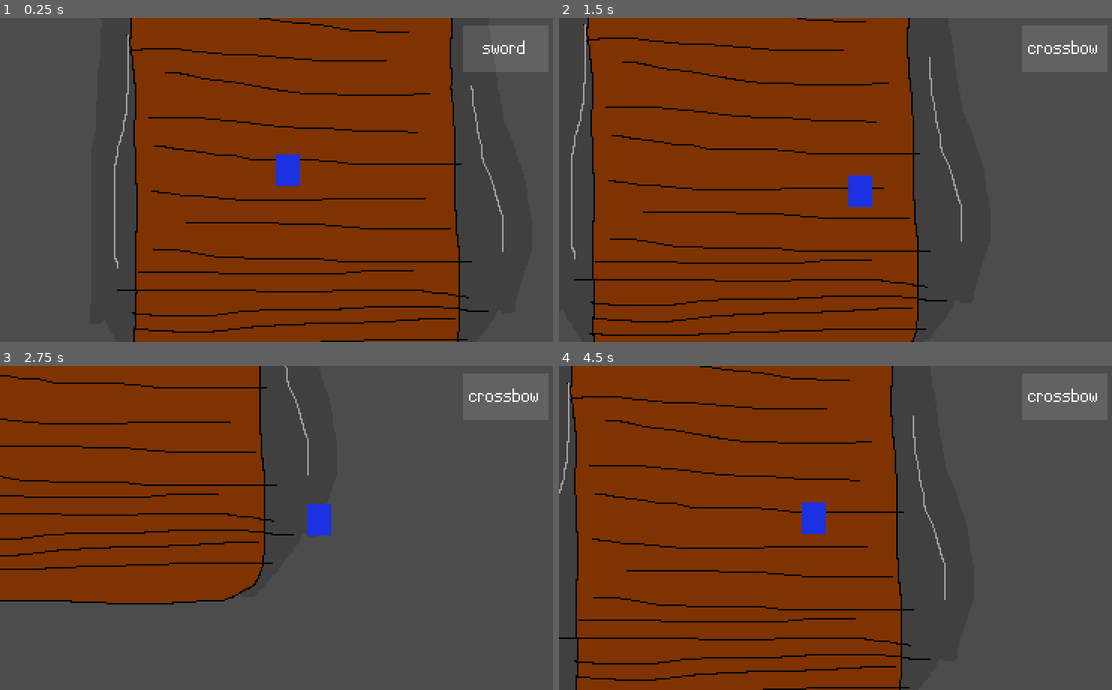
Above: before the commit, frames 1-4 (two rows, left to right).
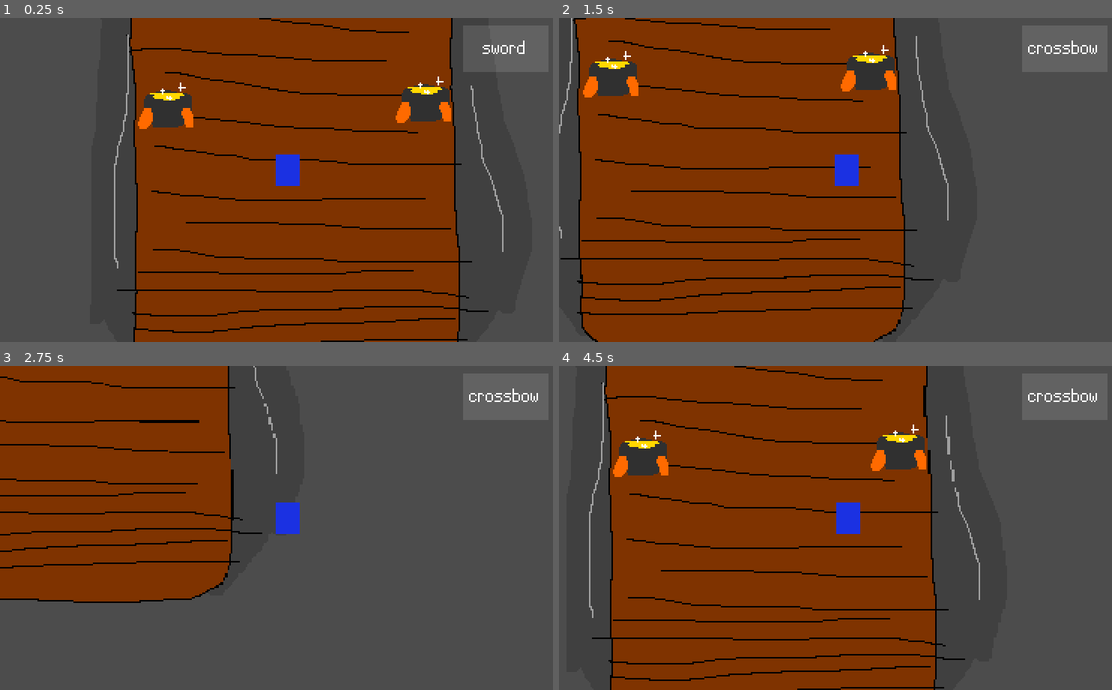
Above: after the commit, the same moments.

Repository: jiink/treasury-trouble
Game: Godot game, scene res://treasury.tscn
Same seed, same stepped clock (60 frames per second), same inputs: the game is played once before the commit and once after it.
Inputs (mouse positions are in pixels of both pictures, inside the frame that each line leads up to):
- Up to frame 1 (0.25 s): no input
- Up to frame 2 (1.5 s): tap Enter at 0.5 s; move the mouse to (973, 163) at 0.52 s; hold D (right) 0.53-1.28 s; tap Space (a) at 0.6 s; click (973, 163) at 0.8 s; move the mouse to (730, 196) at 1.27 s; hold S (down) from 1.28 s (still down); click (730, 196) at 1.35 s
- Up to frame 3 (2.75 s): tap Space (a) at 1.55, 2.1 s; move the mouse to (342, 456) at 2.02 s; release S (down) at 2.03 s; hold D (right) from 2.03 s (still down); click (342, 456) at 2.3 s
- Up to frame 4 (4.5 s): move the mouse to (818, 592) at 2.77 s; release D (right) at 2.78 s; hold W (up) 2.78-3.53 s; click (818, 592) at 2.85 s; tap Space (a) at 3.05, 3.6 s; move the mouse to (1017, 576) at 3.52 s; hold A (left) from 3.53 s (still down); click (1017, 576) at 3.8 s; move the mouse to (675, 479) at 4.27 s; click (675, 479) at 4.35 s

The runs differ from the first frame. In frame 1, 2.0% of the frame differs, in the area x 24-82%, y 18-35%; in frame 2, 14%; in frame 3, 8.5%; in frame 4, 18%, in the area x 0-77%, y 0-100%.

Commit message:
tweaked melee, add gold pot

Diff:
--- a/Camera2D.gd
+++ b/Camera2D.gd
@@ -4,4 +4,5 @@
 
 func _process(delta):
 	if follow_player:
-		position = get_node("../sort/player").position
+		position = Vector2(int(get_node("../sort/player").position.x),
+						   int(get_node("../sort/player").position.y))
--- a/player/player.gd
+++ b/player/player.gd
@@ -3,7 +3,6 @@
 var weapons = ["sword", "crossbow"]
 var wep_i = 0
 var weapon = weapons[wep_i]
-
 
 func _process(delta):
 	if Input.is_action_just_released("a"):
@@ -12,3 +11,10 @@
 		else:
 			wep_i = 0
 	weapon = weapons[wep_i]
+
+	if Input.is_action_just_released("primary"):
+		if weapon == "sword":
+			attack_melee()
+
+func attack_melee():
+	$sweep_box.wake()
--- a/player/player.tscn
+++ b/player/player.tscn
@@ -1,10 +1,14 @@
-[gd_scene load_steps=4 format=2]
+[gd_scene load_steps=6 format=2]
 
 [ext_resource path="res://player/player.gd" type="Script" id=1]
 [ext_resource path="res://player/movement.gd" type="Script" id=2]
+[ext_resource path="res://player/sweep_box.gd" type="Script" id=3]
 
 [sub_resource type="RectangleShape2D" id=1]
 extents = Vector2( 8, 3 )
+
+[sub_resource type="RectangleShape2D" id=2]
+extents = Vector2( 9, 13 )
 
 [node name="player" type="KinematicBody2D"]
 script = ExtResource( 1 )
@@ -23,3 +27,30 @@
 
 [node name="movement" type="Node" parent="."]
 script = ExtResource( 2 )
+
+[node name="wep_holder" type="Node2D" parent="."]
+
+[node name="sweep_box" type="Node2D" parent="."]
+script = ExtResource( 3 )
+
+[node name="ColorRect" type="ColorRect" parent="sweep_box"]
+margin_left = 9.0
+margin_top = -12.0
+margin_right = 26.0
+margin_bottom = 13.0
+color = Color( 0.705882, 0.188235, 0.188235, 0.576471 )
+
+[node name="Area2D" type="Area2D" parent="sweep_box"]
+position = Vector2( 16, 0 )
+__meta__ = {
+"_edit_group_": true
+}
+
+[node name="CollisionShape2D" type="CollisionShape2D" parent="sweep_box/Area2D"]
+shape = SubResource( 2 )
+
+[node name="timer" type="Timer" parent="sweep_box"]
+wait_time = 0.3
+one_shot = true
+
+[connection signal="timeout" from="sweep_box/timer" to="sweep_box" method="_on_timer_timeout"]
--- /dev/null
+++ b/player/sweep_box.gd
@@ -0,0 +1,18 @@
+extends Node2D
+
+func _ready():
+	visible = false
+
+func wake():
+	visible = true
+	look_at(get_global_mouse_position())
+
+	$Area2D.monitoring = true
+	$Area2D.monitorable = true
+
+	$timer.start(0.3)
+
+func _on_timer_timeout():
+	$Area2D.monitoring = false
+	$Area2D.monitorable = false
+	visible = false
--- /dev/null
+++ b/room/goldpot/goldpot.tscn
@@ -0,0 +1,20 @@
+[gd_scene load_steps=3 format=2]
+
+[ext_resource path="res://room/goldpot/goldpot.png" type="Texture" id=1]
+
+[sub_resource type="RectangleShape2D" id=1]
+extents = Vector2( 16, 5 )
+
+[node name="goldpot" type="Node2D"]
+__meta__ = {
+"_edit_group_": true
+}
+
+[node name="sprite" type="Sprite" parent="."]
+position = Vector2( 1, -11 )
+texture = ExtResource( 1 )
+
+[node name="StaticBody2D" type="StaticBody2D" parent="."]
+
+[node name="CollisionShape2D" type="CollisionShape2D" parent="StaticBody2D"]
+shape = SubResource( 1 )
--- a/treasury.tscn
+++ b/treasury.tscn
@@ -1,13 +1,14 @@
-[gd_scene load_steps=7 format=2]
+[gd_scene load_steps=8 format=2]
 
 [ext_resource path="res://room/room.png" type="Texture" id=1]
 [ext_resource path="res://player/player.tscn" type="PackedScene" id=2]
-[ext_resource path="res://fonts/FontQuestSmall.ttf" type="DynamicFontData" id=3]
-[ext_resource path="res://equipped_wep.gd" type="Script" id=4]
-[ext_resource path="res://Camera2D.gd" type="Script" id=5]
+[ext_resource path="res://room/goldpot/goldpot.tscn" type="PackedScene" id=3]
+[ext_resource path="res://fonts/FontQuestSmall.ttf" type="DynamicFontData" id=4]
+[ext_resource path="res://equipped_wep.gd" type="Script" id=5]
+[ext_resource path="res://Camera2D.gd" type="Script" id=6]
 
 [sub_resource type="DynamicFont" id=1]
-font_data = ExtResource( 3 )
+font_data = ExtResource( 4 )
 
 [node name="treasury" type="Node"]
 
@@ -22,6 +23,12 @@
 [node name="sort" type="YSort" parent="."]
 
 [node name="player" parent="sort" instance=ExtResource( 2 )]
+
+[node name="goldpot" parent="sort" instance=ExtResource( 3 )]
+position = Vector2( 91, -44 )
+
+[node name="goldpot2" parent="sort" instance=ExtResource( 3 )]
+position = Vector2( -81, -40 )
 
 [node name="hud" type="CanvasLayer" parent="."]
 
@@ -41,13 +48,12 @@
 text = "weapon"
 align = 1
 valign = 1
-script = ExtResource( 4 )
+script = ExtResource( 5 )
 
 [node name="cam" type="Camera2D" parent="."]
 current = true
-smoothing_enabled = true
 drag_margin_left = 0.1
 drag_margin_top = 0.1
 drag_margin_right = 0.1
 drag_margin_bottom = 0.1
-script = ExtResource( 5 )
+script = ExtResource( 6 )
--- /dev/null
+++ b/weps/sword.tscn
@@ -0,0 +1,18 @@
+[gd_scene format=2]
+
+[node name="sword" type="Node2D"]
+position = Vector2( 0, 2.38419e-07 )
+__meta__ = {
+"_edit_group_": true
+}
+
+[node name="ColorRect" type="ColorRect" parent="."]
+margin_left = -1.0
+margin_top = -13.0
+margin_right = 1.0
+margin_bottom = 2.0
+
+[node name="ColorRect2" type="ColorRect" parent="."]
+margin_left = -2.0
+margin_top = -1.0
+margin_right = 2.0
Binary file added: room/goldpot/goldpot.png
Not shown, added: room/goldpot/goldpot.png.import
